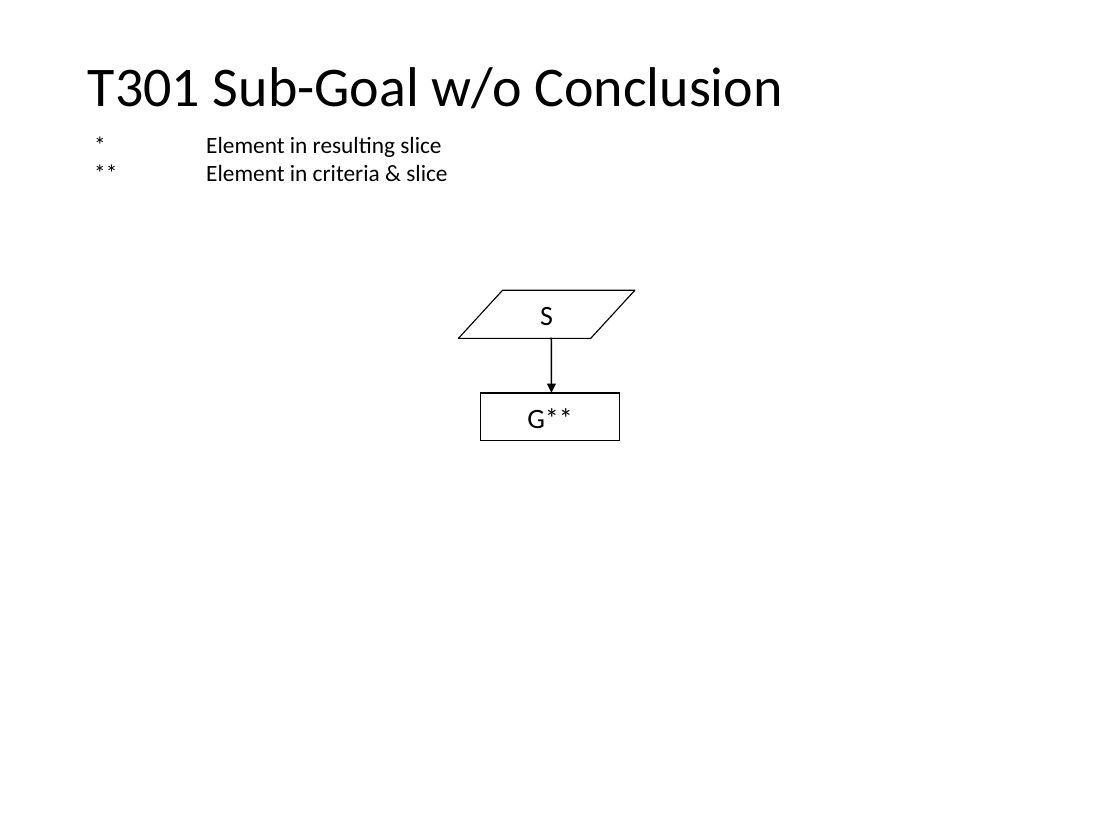
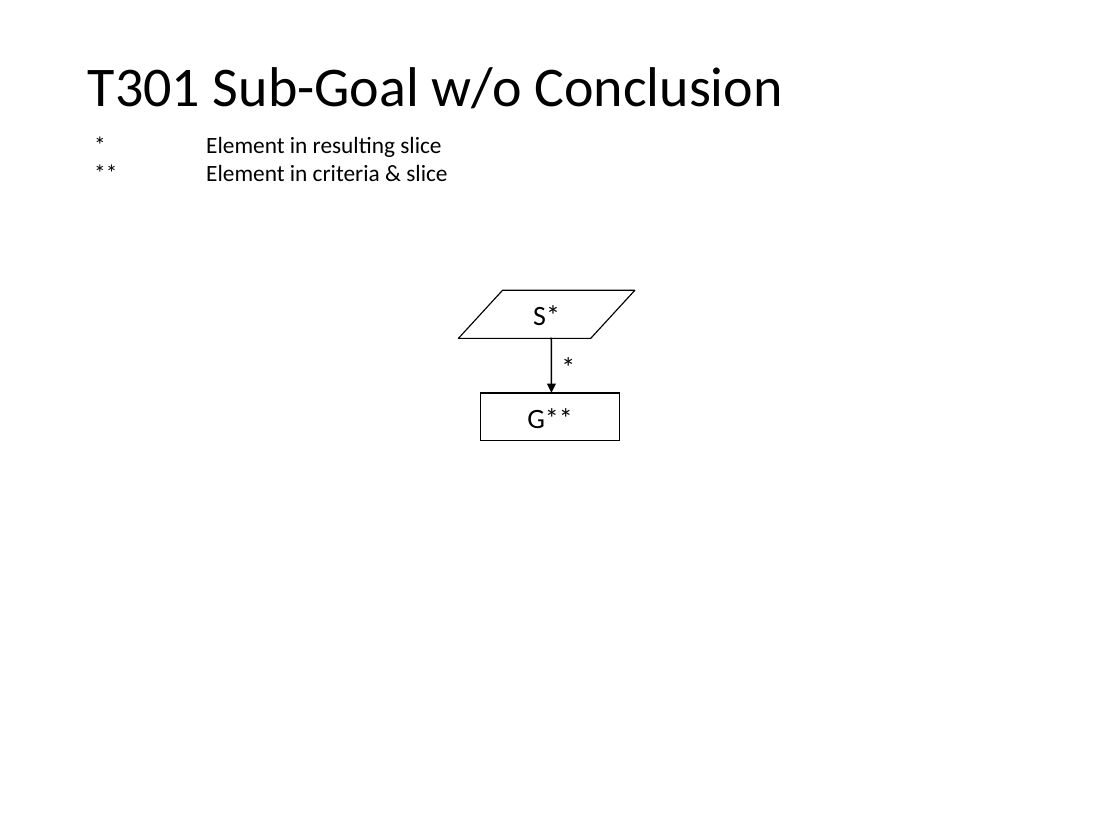
Before and after one commit to nlsfung/MMINT_Examples, a slide deck: slide 12 of GSNSliceRecheckTestSuite/TestSuite.ppt. Drawn at 1120x840 pixels with LibreOffice and Linux fonts; fonts in the diff are those of the drawing. Boxes give left, top, right and bottom in pixels: in the first picture for what was removed or moved away, otherwise in the second. Text is boxed around its words. In the diff, an @@ line names an element or a change of style, - is before the commit and + after.

```diff
--- a/GSNSliceRecheckTestSuite/TestSuite.ppt
+++ b/GSNSliceRecheckTestSuite/TestSuite.ppt
@@ text in parallelogram at (533,305,560,325): text changed @@
-S
+S*
@@ text added at (550,344,586,389), 18 pt, text #000000 @@
+*
```
Also in this commit, not shown: 12 other slides changed.
